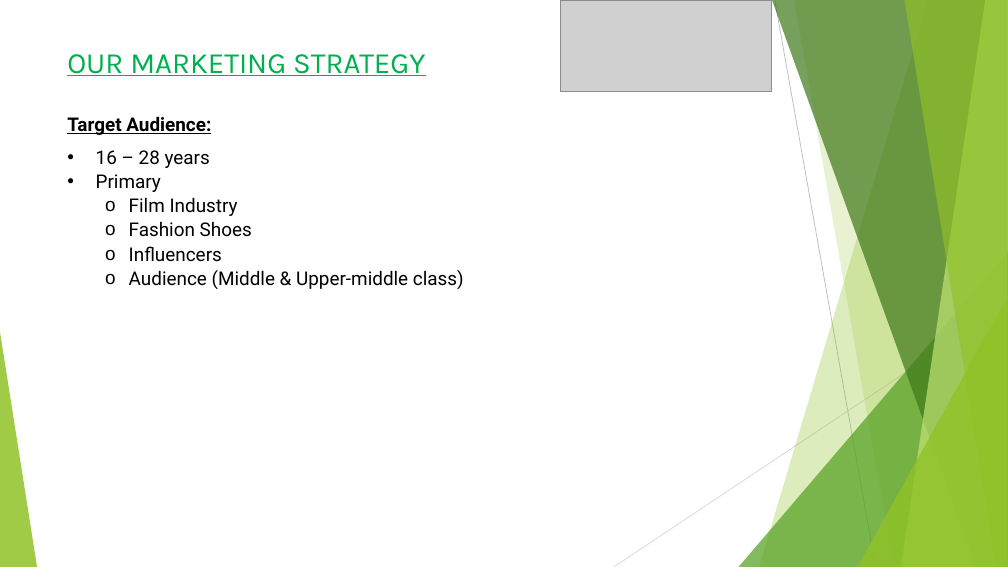
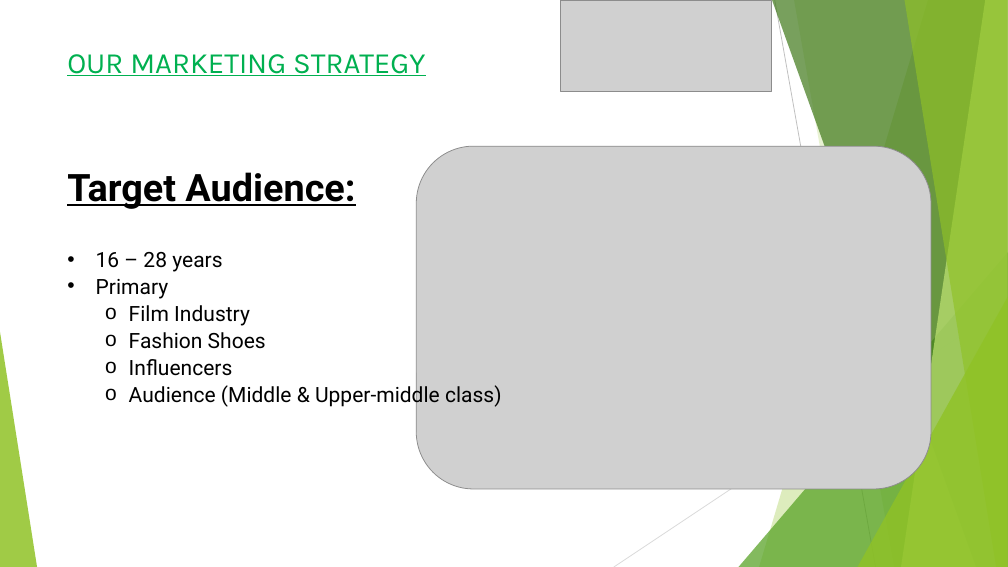
Before and after one commit to subhro1530/Hult-Prize, a slide deck: slide 8 of Demonstration.pptx. Drawn at 1008x567 pixels with LibreOffice and Linux fonts; fonts in the diff are those of the drawing; grey boxes stand for pictures. Boxes give left, top, right and bottom in pixels: in the first picture for what was removed or moved away, otherwise in the second. Text is boxed around its words. In the diff, an @@ line names an element or a change of style, - is before the commit and + after.

```diff
--- a/Demonstration.pptx
+++ b/Demonstration.pptx
@@ picture added at (x1=417, y1=146, x2=932, y2=488) @@
@@ text "Target Audience:" moved from (x1=67, y1=116, x2=464, y2=289) to (x1=67, y1=172, x2=502, y2=408) @@
@@ text "Target Audience:" at (x1=67, y1=172, x2=502, y2=408): size 18 to 36 pt in "Target Audience:"; size 18 to 20 pt in "16 – 28 years", "Primary", "Film Industry", "Fashion Shoes" and 2 more places @@
```
Also in this commit, not shown: 4 other slides changed.
